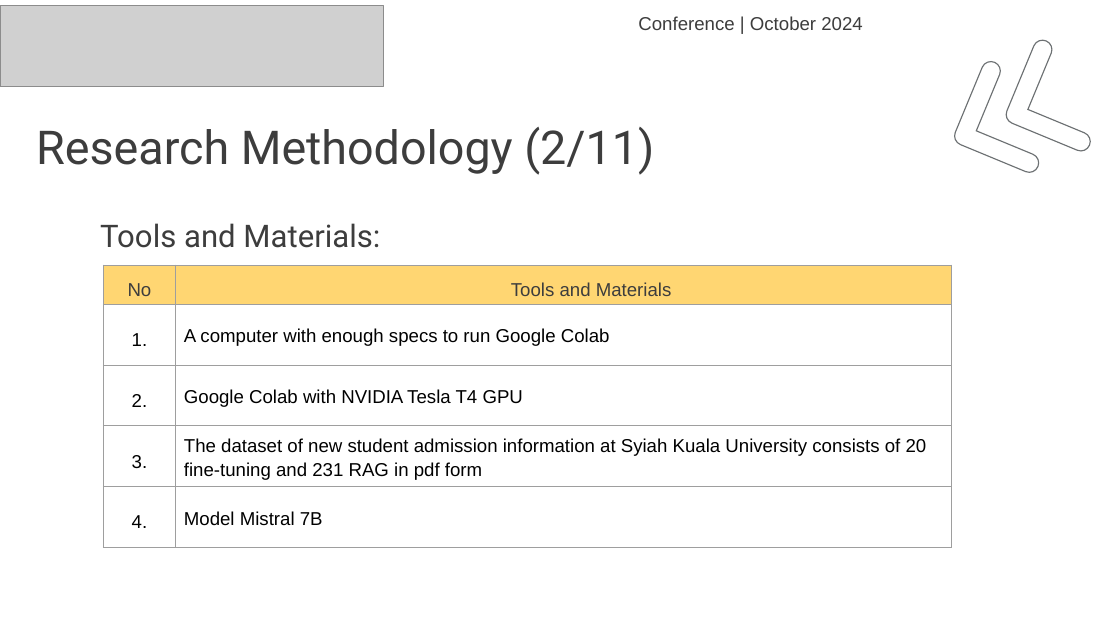
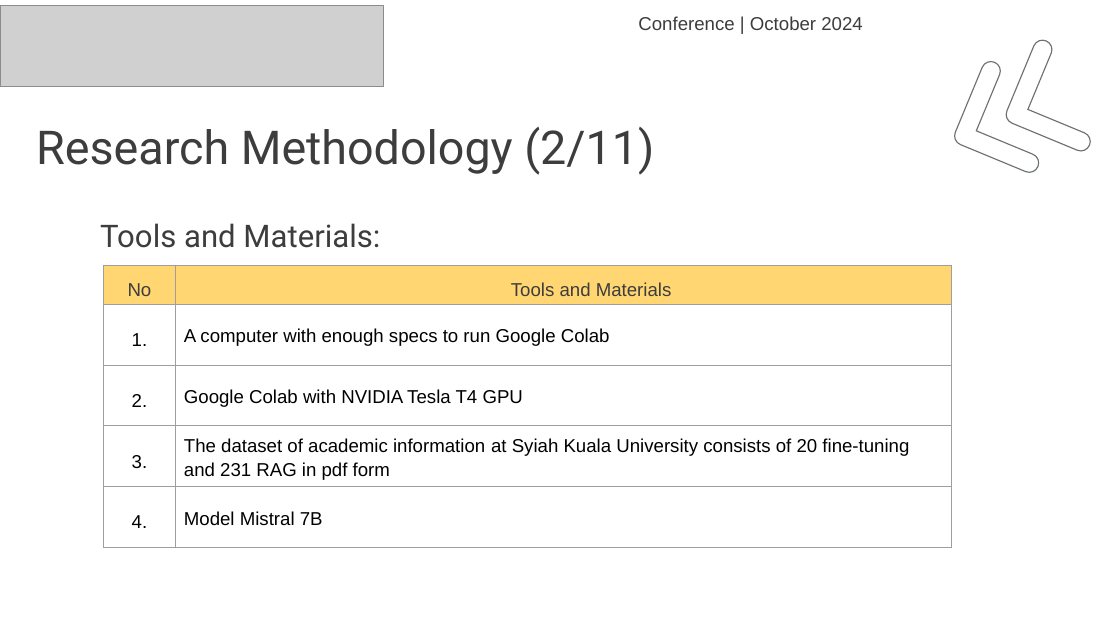
Before and after one commit to haryra/Tesis-s2-ai, a slide deck: slide 20 of Presentasi Conference Hary Rachmat 2108207010009 english.pptx. Drawn at 1120x630 pixels with LibreOffice and Linux fonts; fonts in the diff are those of the drawing; grey boxes stand for pictures. Boxes give left, top, right and bottom in pixels: in the first picture for what was removed or moved away, otherwise in the second. Text is boxed around its words. In the diff, an @@ line names an element or a change of style, - is before the commit and + after.

```diff
--- a/Presentasi Conference Hary Rachmat 2108207010009 english.pptx
+++ b/Presentasi Conference Hary Rachmat 2108207010009 english.pptx
@@ table at [103, 265, 951, 548] @@
-row 4, column 2: The dataset of new student admission information at Syiah Kuala University consists of 20 fine-tuning and 231 RAG in pdf form
+row 4, column 2: The dataset of academic information at Syiah Kuala University consists of 20 fine-tuning and 231 RAG in pdf form
```
Also in this commit, not shown: 3 other slides changed.
